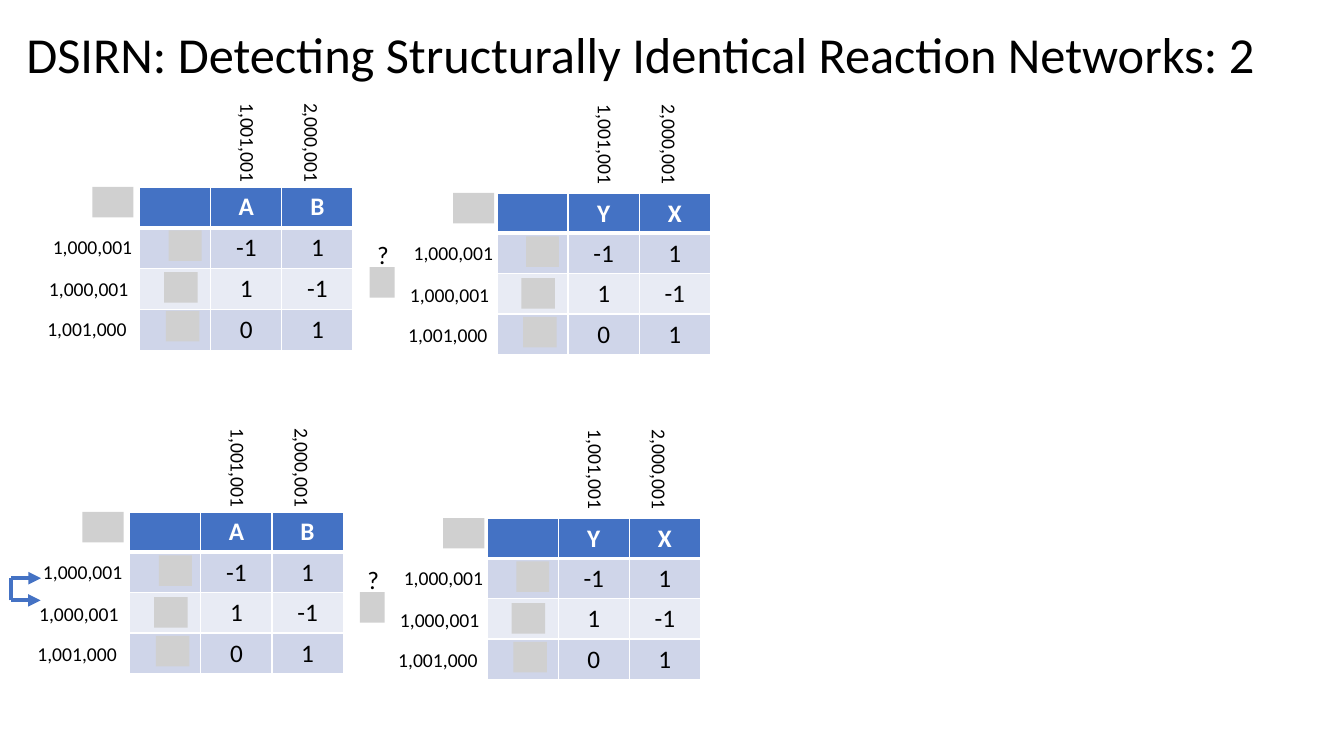
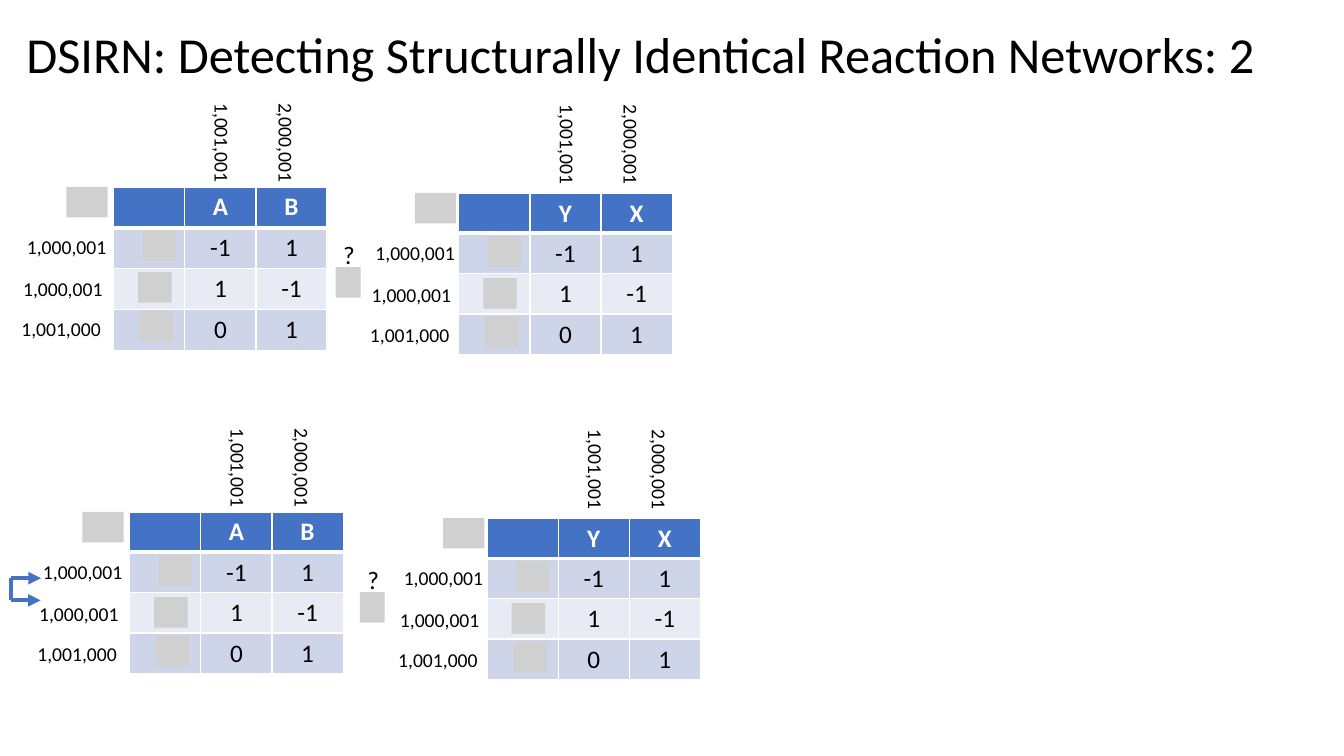
Before and after one commit to ModelEngineering/pySubnetSB, a slide deck: slide 10 of docs/sirn_figures.pptx (slide 7 before the commit). Drawn at 1344x756 pixels with LibreOffice and Linux fonts; fonts in the diff are those of the drawing; grey boxes stand for pictures. Boxes give left, top, right and bottom in pixels: in the first picture for what was removed or moved away, otherwise in the second. Text is boxed around its words. In the diff, an @@ line names an element or a change of style, - is before the commit and + after.

```diff
--- a/docs/sirn_figures.pptx
+++ b/docs/sirn_figures.pptx
@@ 5 texts, 1 table, 1 picture: place and size @@
-5 texts, 1 table, 1 picture at box(47, 110, 354, 348)
+5 texts, 1 table, 1 picture at box(21, 110, 329, 348)
@@ picture added at box(415, 193, 457, 223) @@
@@ picture removed at box(454, 193, 495, 223) @@
@@ picture added at box(143, 231, 176, 261) @@
@@ picture removed at box(168, 231, 202, 261) @@
@@ text "?": place and size @@
-text "?" at box(367, 234, 399, 274)
+text "?" at box(334, 234, 366, 274)
@@ text "1,000,001": place and size @@
-text "1,000,001" at box(414, 247, 493, 263)
+text "1,000,001" at box(375, 247, 454, 263)
@@ picture added at box(488, 237, 521, 267) @@
@@ picture removed at box(526, 237, 560, 267) @@
@@ picture added at box(336, 267, 361, 297) @@
@@ picture removed at box(370, 267, 395, 297) @@
@@ picture added at box(138, 272, 171, 302) @@
@@ picture removed at box(164, 272, 198, 302) @@
@@ 4 texts, 1 table: place and size @@
-4 texts, 1 table at box(408, 112, 712, 354)
+4 texts, 1 table at box(370, 112, 674, 354)
@@ picture added at box(483, 278, 516, 309) @@
@@ picture removed at box(521, 278, 555, 309) @@
@@ picture added at box(140, 311, 173, 341) @@
@@ picture removed at box(166, 311, 200, 341) @@
@@ picture added at box(485, 317, 518, 347) @@
@@ picture removed at box(523, 317, 557, 347) @@
```
Also in this commit, not shown: 3 other slides changed, 2 slides added, 4 other files.
